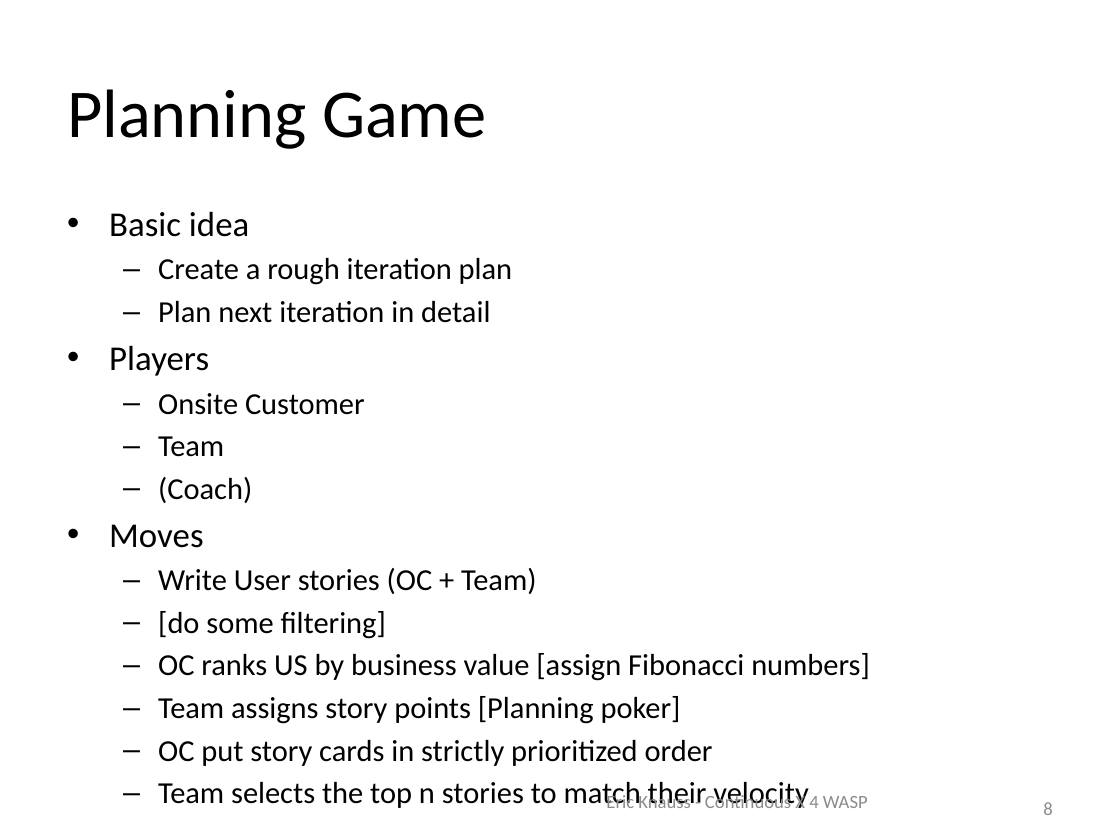
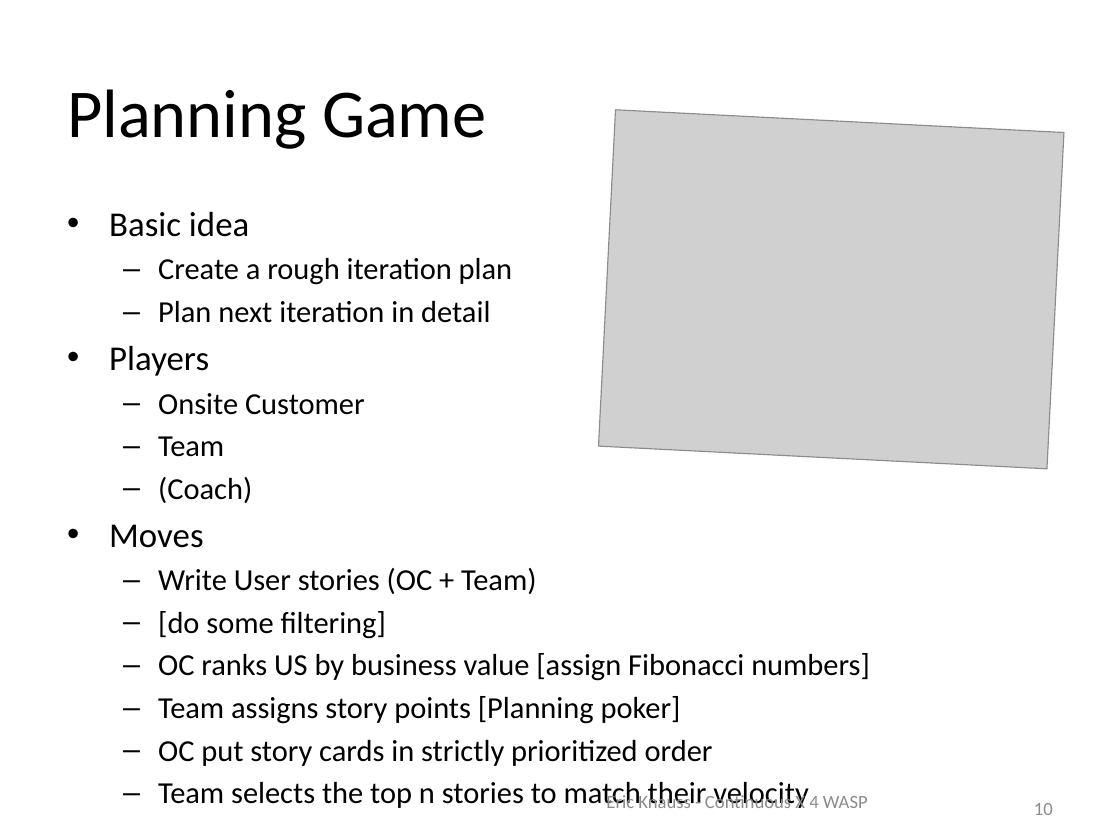
Before and after one commit to oerich/EDA397, a slide deck: slide 10 of Slides/src/2017/agile-dev-processes-4-principles.pptx (slide 8 before the commit). Drawn at 1120x840 pixels with LibreOffice and Linux fonts; fonts in the diff are those of the drawing; grey boxes stand for pictures; background and template pictures are left out. Boxes give left, top, right and bottom in pixels: in the first picture for what was removed or moved away, otherwise in the second. Text is boxed around its words. In the diff, an @@ line names an element or a change of style, - is before the commit and + after.

```diff
--- a/Slides/src/2017/agile-dev-processes-4-principles.pptx
+++ b/Slides/src/2017/agile-dev-processes-4-principles.pptx
@@ picture added at <box>599,110,1064,469</box> @@
@@ page number at <box>1034,803,1053,815</box>: text changed @@
-8
+10
```
Also in this commit, not shown: 16 other slides changed, 4 slides added, 1 slide removed.
